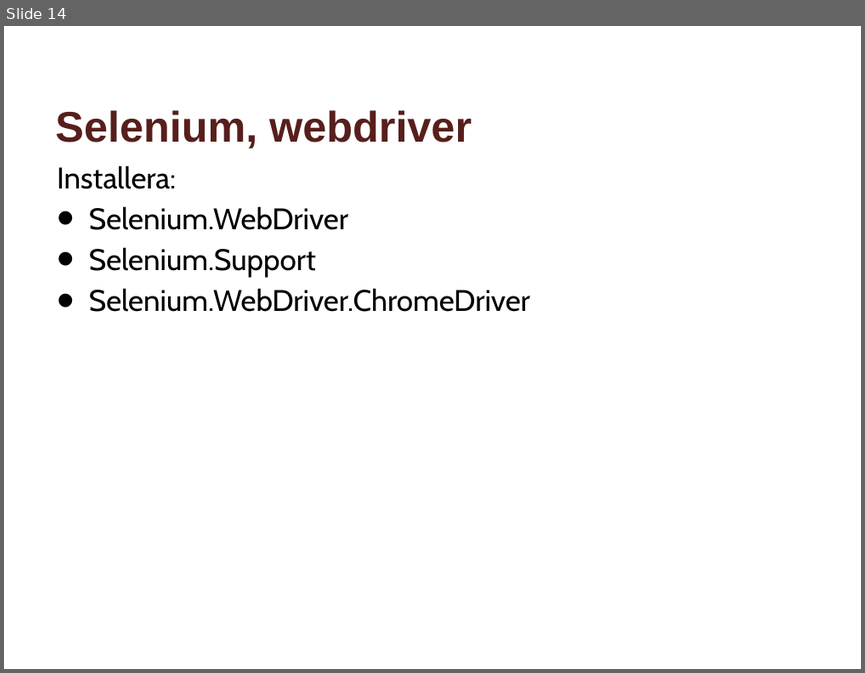
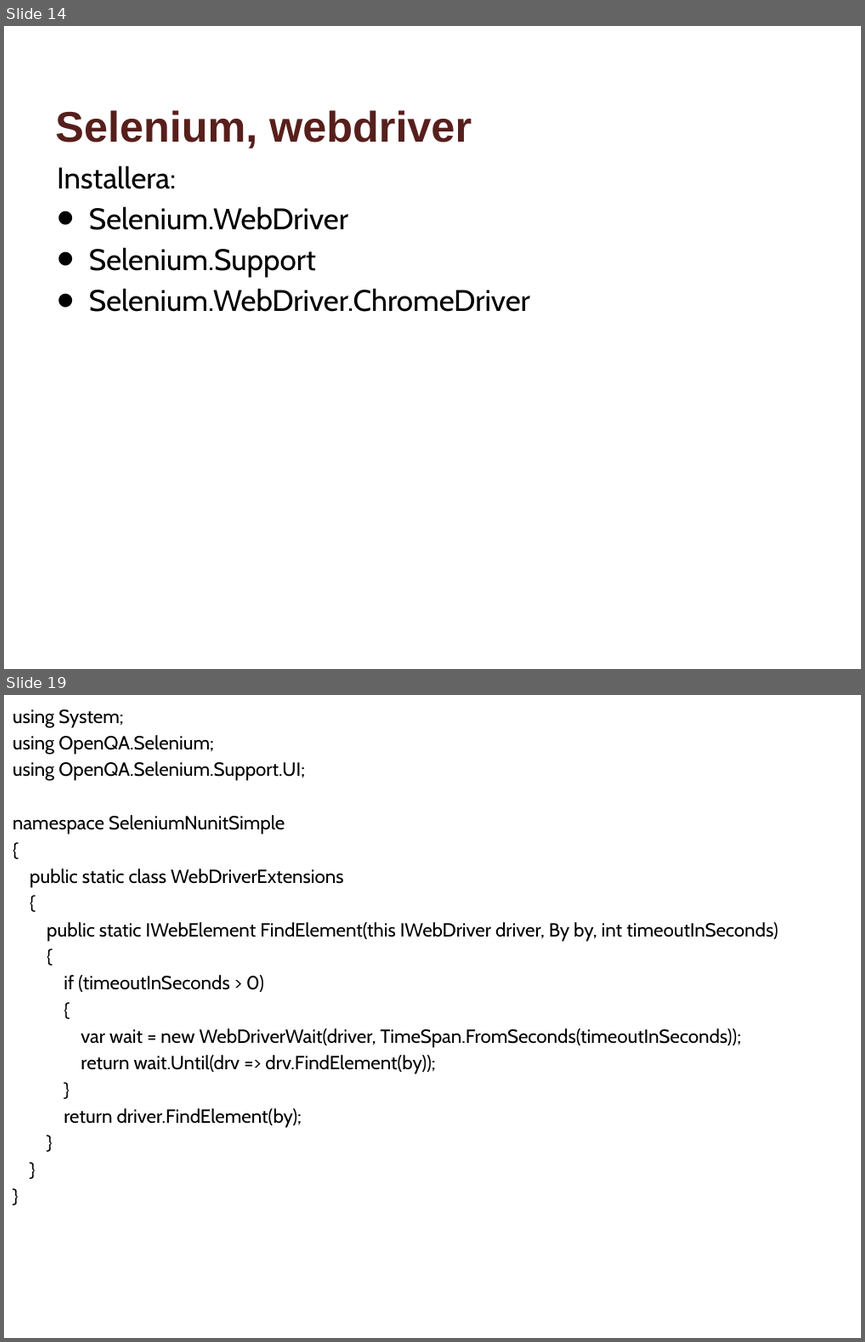
Before and after one commit to andekd/Webdriver-in-VS2015, a slide deck: Selenium_VS2015_Bas.pptx. Shown one above the other, each under a label of ours: slide 14 before the commit, slides 14 and 19 after it; the slides between them are not shown. The pictures are 865x673 and 865x1342 pixels, drawn with LibreOffice and Linux fonts; fonts in the diff are those of the drawing; background and template pictures are left out. Boxes give left, top, right and bottom in pixels: in the first picture for what was removed or moved away, otherwise in the second. Text is boxed around its words. In the diff, an @@ line names an element or a change of style, - is before the commit and + after.

Commit message:
Klart t.o.m. wait-funktion

```diff
--- a/Selenium_VS2015_Bas.pptx
+++ b/Selenium_VS2015_Bas.pptx
@@ slide 19 added at [4,695,861,1338], background #FFFFFF @@
@@ text added at [12,709,778,1128], 16 pt, text #000000 @@
+using System;
+using OpenQA.Selenium;
+using OpenQA.Selenium.Support.UI;
+namespace SeleniumNunitSimple
+{
+public static class WebDriverExtensions
+{
+public static IWebElement FindElement(this IWebDriver driver, By by, int timeoutInSeconds)
+{
+if (timeoutInSeconds > 0)
+{
+var wait = new WebDriverWait(driver, TimeSpan.FromSeconds(timeoutInSeconds));
+return wait.Until(drv => drv.FindElement(by));
+}
+return driver.FindElement(by);
+}
+}
+}
```
Also in this commit, not shown: 4 other slides added, 7 other files.
